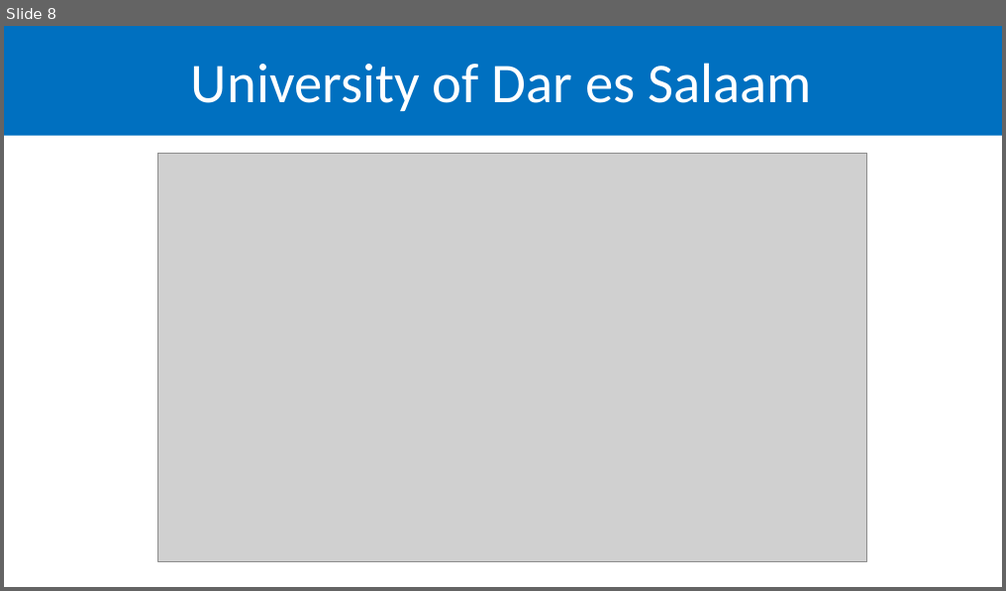
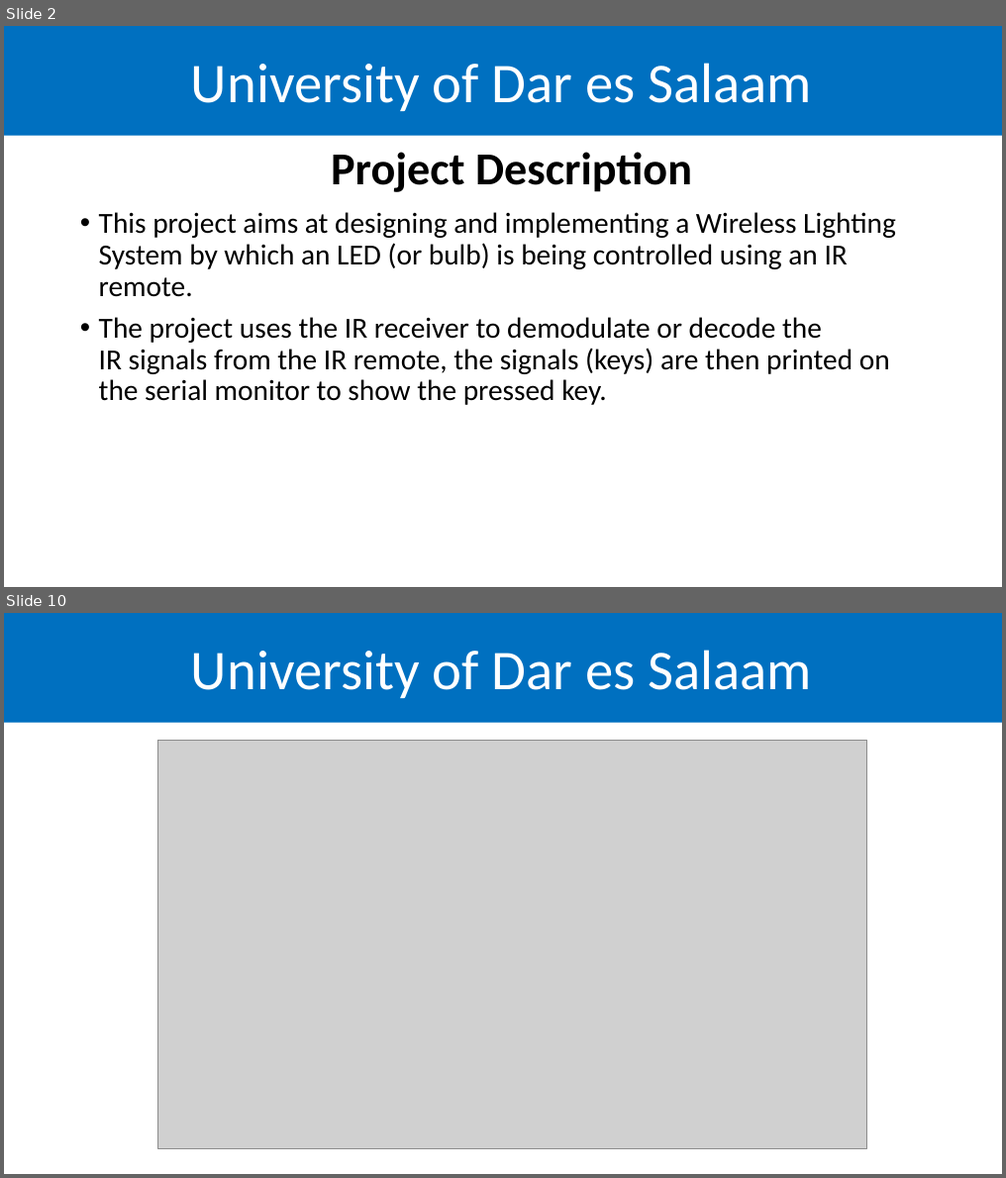
Before and after one commit to kelvkedyson/uissArduino, a slide deck: Practicals/Project 2/Lecture/ppt/Project 2.pptx. Shown one above the other, each under a label of ours: slide 8 before the commit, slides 2 and 10 after it; the slides between them are not shown. The pictures are 1006x591 and 1006x1178 pixels, drawn with LibreOffice and Linux fonts; fonts in the diff are those of the drawing; grey boxes stand for pictures; background and template pictures are left out. Boxes give left, top, right and bottom in pixels: in the first picture for what was removed or moved away, otherwise in the second. Text is boxed around its words. In the diff, an @@ line names an element or a change of style, - is before the commit and + after.

```diff
--- a/Practicals/Project 2/Lecture/ppt/Project 2.pptx
+++ b/Practicals/Project 2/Lecture/ppt/Project 2.pptx
@@ slide 2 added at (4, 26, 1002, 587), background #FFFFFF; not listed: 2 template elements that a slide beside it also shows @@
@@ title added at (331, 152, 692, 192), 44 pt, text #000000, bold @@
+Project Description
@@ text added at (99, 212, 896, 405), 28 pt, text #000000 @@
+• This project aims at designing and implementing a Wireless Lighting System by which an LED (or bulb) is being controlled using an IR remote.
+• The project uses the IR receiver to demodulate or decode the IR signals from the IR remote, the signals (keys) are then printed on the serial monitor to show the pressed key.
@@ what was slide 8 is now slide 10 @@
```
Also in this commit, not shown: 4 slides changed, 4 other slides added, 3 slides removed, 1 other file.
